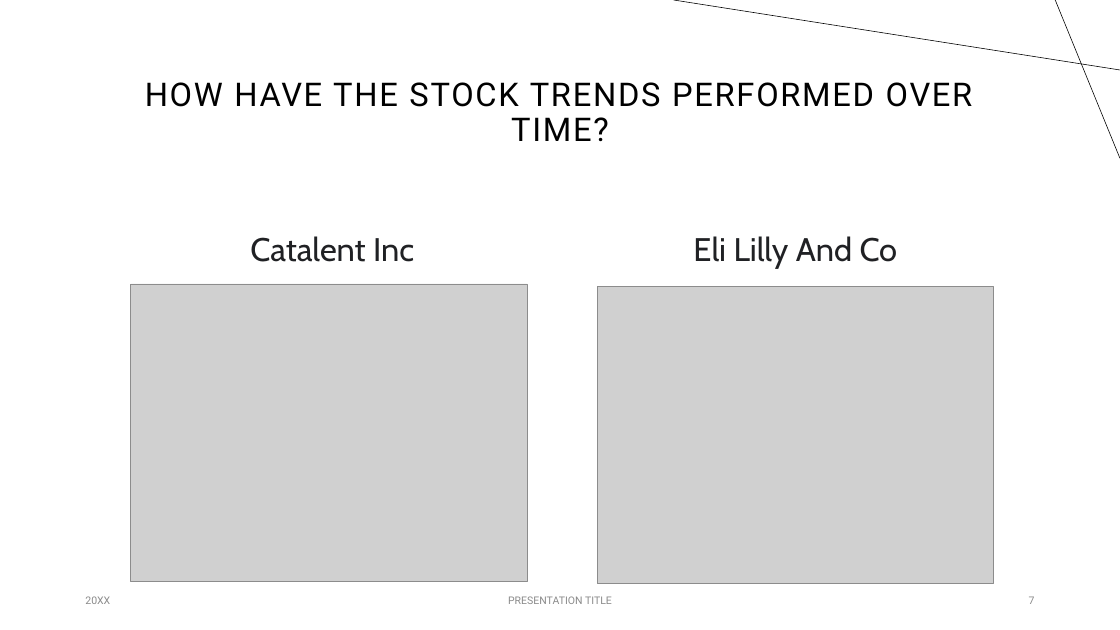
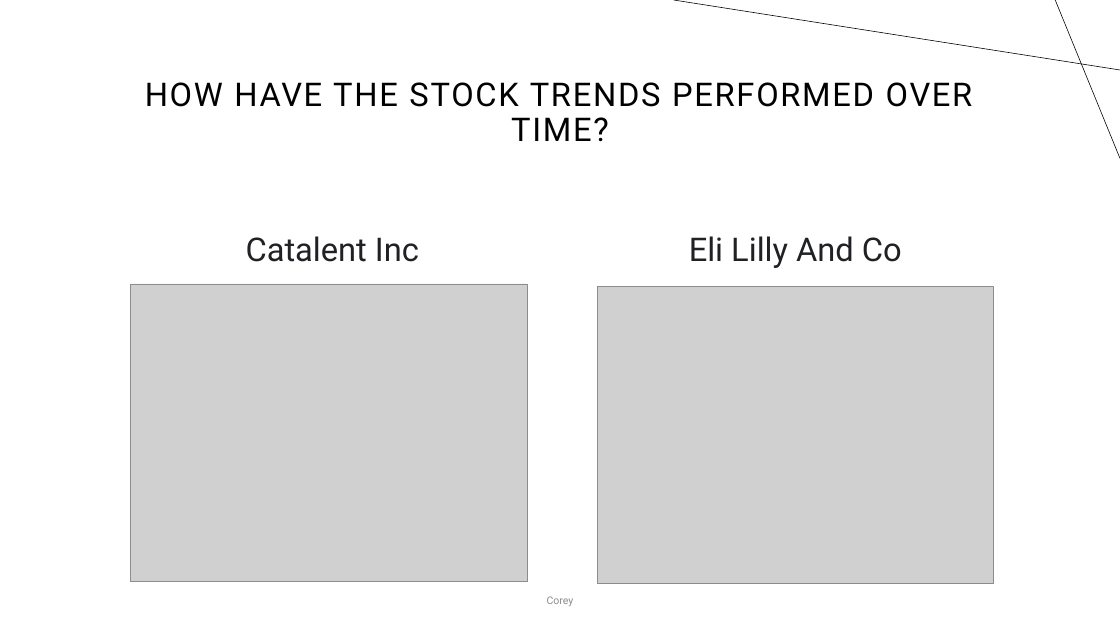
Before and after one commit to proctorsjackson/group_3_project_1, a slide deck: slide 7 of Powerpoint.pptx. Drawn at 1120x630 pixels with LibreOffice and Linux fonts; fonts in the diff are those of the drawing; grey boxes stand for pictures. Boxes give left, top, right and bottom in pixels: in the first picture for what was removed or moved away, otherwise in the second. Text is boxed around its words. In the diff, an @@ line names an element or a change of style, - is before the commit and + after.

```diff
--- a/Powerpoint.pptx
+++ b/Powerpoint.pptx
@@ text "Catalent Inc" at [246,236,419,262]: font Cabin to Roboto @@
@@ text "Eli Lilly And Co" at [689,236,902,268]: font Cabin to Roboto @@
@@ text removed at [85,596,110,604] @@
-20XX
@@ text at [547,596,574,606]: text changed @@
-PRESENTATION TITLE
+Corey
@@ page number removed at [1029,596,1035,604] @@
-7
```
Also in this commit, not shown: 5 other slides changed, 2 slides added, 1 other file.
